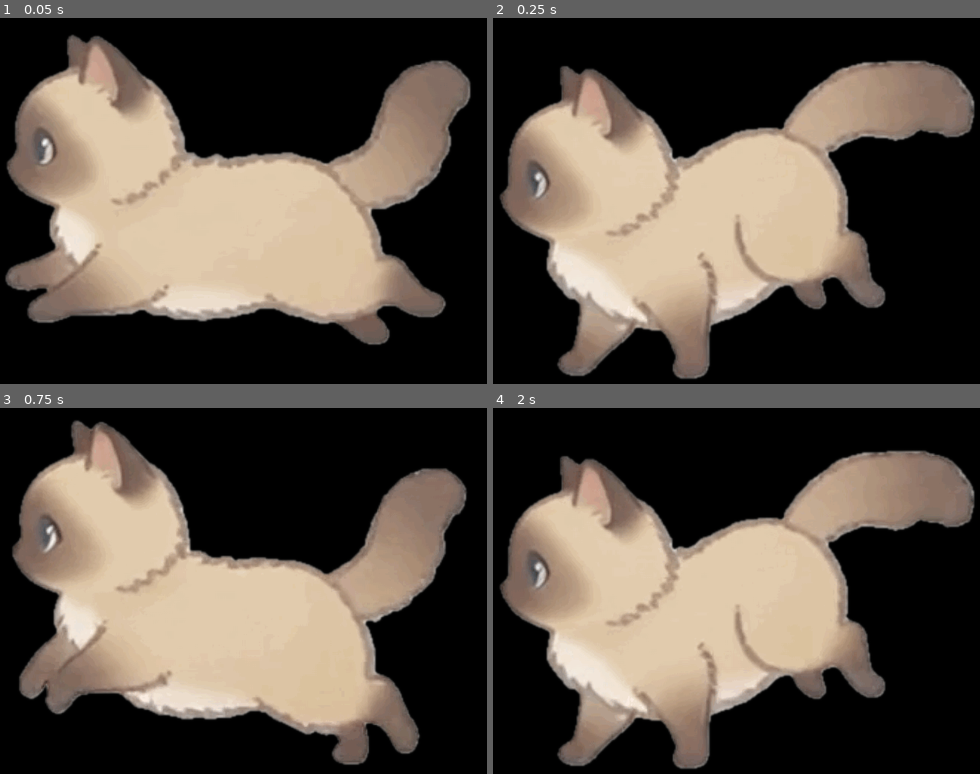
Above: before the commit, frames 1-4 (two rows, left to right).
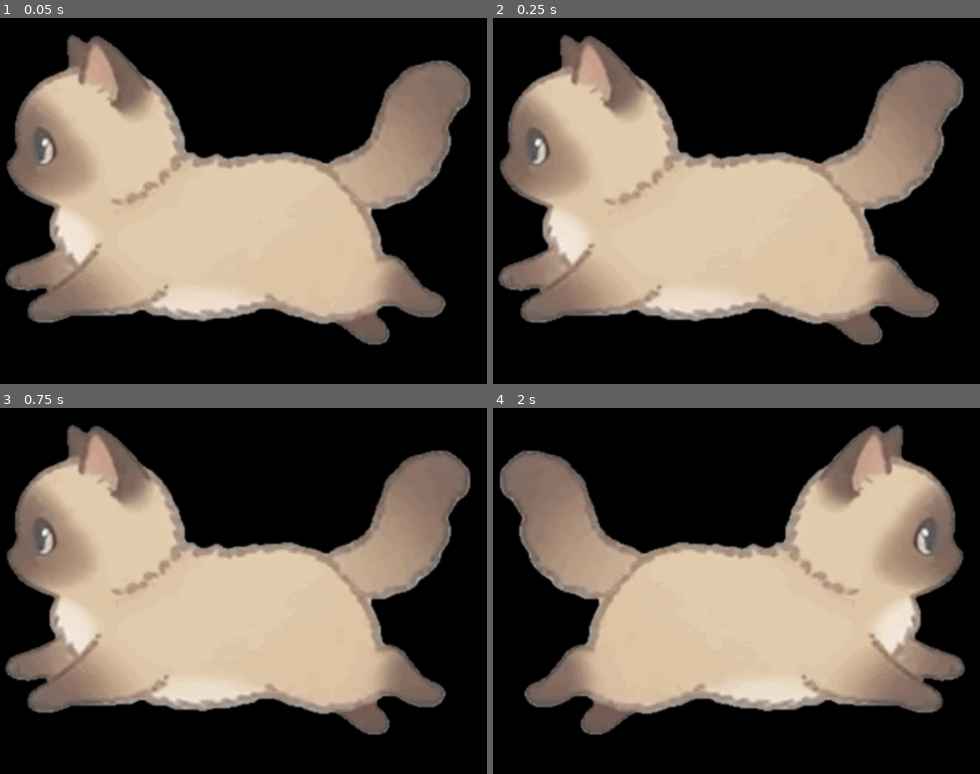
Above: after the commit, the same moments.

Repository: johnwayne1995/GodotCatGame
Game: Godot game, scene res://cat_root_node_2d.tscn
Same seed, same stepped clock (60 frames per second), same inputs: the game is played once before the commit and once after it.
Inputs (mouse positions are in pixels of both pictures, inside the frame that each line leads up to):
- Up to frame 1 (0.05 s): no input
- Up to frame 2 (0.25 s): no input
- Up to frame 3 (0.75 s): drag from (224, 583) to (292, 426) at 0.52 s
- Up to frame 4 (2 s): drag from (624, 569) to (702, 649) at 1.27 s

Frame 1 is identical in both runs. In frame 2, 35% of the frame differs, in the area x 1-99%, y 4-99%; in frame 3, 17%; in frame 4, 41%.

Commit message:
X 方向跑动效果还不错

Diff:
--- a/cat_root_node_2d.gd
+++ b/cat_root_node_2d.gd
@@ -1,55 +1,103 @@
 extends Node2D
 
+enum State { IDLE, RUN }
+
+var state = State.RUN
+var direction = 1
+var max_speed = 50.0
+var current_speed = 0.0
+var target_speed = 0.0
+
+var screen_size
+var window_size
+
+var idle_timer = 0.0
+var run_timer = 0.0
+
+var slow_down_distance = 150.0
+
+
+@onready var sprite = $CatSprite_AnimatedSprite2D
+
 func _ready():
-	var window = get_window()
+	randomize()
+	screen_size = DisplayServer.screen_get_size()
+	window_size = Vector2(DisplayServer.window_get_size())
 
-	window.borderless = true
-	window.always_on_top = true
-	window.transparent = true
-
-	# 让背景真正透明
-	RenderingServer.set_default_clear_color(Color(0,0,0,0))
-	# 获取屏幕尺寸
-	screen_size = DisplayServer.screen_get_size()
-	# 获取窗口尺寸
-	window_size = Vector2(DisplayServer.window_get_size())
-	# 初始化窗口位置
-	DisplayServer.window_set_position(Vector2(100, 300))
-
-# ===================== 配置 =====================
-var speed = Vector2(5, 3)         # 窗口每帧移动速度
-var follow_mouse = false           # 是否跟随鼠标
-var sprite_frames: SpriteFrames    # 可选动画帧资源
-# ============================================
-
-var direction = Vector2(1, 1)      # 初始方向
-var screen_size: Vector2
-var window_size: Vector2
-var sprite: AnimatedSprite2D
+	start_running()
 
 func _process(delta):
+	current_speed = move_toward(current_speed, target_speed, 40 * delta)
+	if max_speed > 0:
+		sprite.speed_scale = clamp(current_speed / max_speed, 0.5, 2.0)
+
+	update_behavior(delta)
+	update_movement()
+
+
+# ==============================
+# 行为逻辑
+# ==============================
+
+func update_behavior(delta):
+	if state == State.RUN:
+		run_timer -= delta
+		if run_timer <= 0:
+			start_idle()
+
+	elif state == State.IDLE:
+		idle_timer -= delta
+		if idle_timer <= 0:
+			start_running()
+
+func start_running():
+	state = State.RUN
+	run_timer = randf_range(2.0, 5.0)
+
+	direction = 1 if randf() > 0.5 else -1
+	target_speed = randf_range(6.0, max_speed)
+
+	if direction > 0:
+		sprite.play("run_right")
+	else:
+		sprite.play("run_left")
+
+func start_idle():
+	state = State.IDLE
+	idle_timer = randf_range(1.0, 3.0)
+	target_speed = 0
+	sprite.play("idle")
+
+# ==============================
+# 移动逻辑
+# ==============================
+
+func update_movement():
+	if state != State.RUN:
+		return
+
 	var pos = Vector2(DisplayServer.window_get_position())
+	var distance_to_left = pos.x
+	var distance_to_right = screen_size.x - (pos.x + window_size.x)
 
-	if follow_mouse:
-		# 窗口跟随鼠标
-		pos = get_global_mouse_position() - window_size / 2
-	else:
-		# 自动移动
-		pos += direction * speed
+	if direction > 0 and distance_to_right < slow_down_distance:
+		target_speed = max_speed * (distance_to_right / slow_down_distance)
 
-		# 碰到屏幕边缘反弹
-		if pos.x + window_size.x > screen_size.x:
-			direction.x = -1
-			pos.x = screen_size.x - window_size.x
-		elif pos.x < 0:
-			direction.x = 1
-			pos.x = 0
+	elif direction < 0 and distance_to_left < slow_down_distance:
+		target_speed = max_speed * (distance_to_left / slow_down_distance)
 
-		if pos.y + window_size.y > screen_size.y:
-			direction.y = -1
-			pos.y = screen_size.y - window_size.y
-		elif pos.y < 0:
-			direction.y = 1
-			pos.y = 0
+	pos.x += direction * current_speed
+
+	if pos.x + window_size.x >= screen_size.x:
+		direction = -1
+		target_speed = randf_range(6.0, max_speed)
+		sprite.play("run_left")
+
+	elif pos.x <= 0:
+		direction = 1
+		target_speed = randf_range(6.0, max_speed)
+		sprite.play("run_right")
+
+
 
 	DisplayServer.window_set_position(pos)
--- a/cat_root_node_2d.tscn
+++ b/cat_root_node_2d.tscn
@@ -1,34 +1,100 @@
 [gd_scene format=3 uid="uid://1q53pahximv0"]
 
 [ext_resource type="Script" uid="uid://b7yx05f4n8m31" path="res://cat_root_node_2d.gd" id="1_coyk4"]
-[ext_resource type="Texture2D" uid="uid://cyxtghbvsnn5c" path="res://Resources/Sprite/run_1.png" id="1_ttkc5"]
-[ext_resource type="Texture2D" uid="uid://ota8akby6dx2" path="res://Resources/Sprite/run_2.png" id="2_coyk4"]
 [ext_resource type="Script" uid="uid://doll2sifr3axf" path="res://window_controller_node.gd" id="2_yb8yl"]
-[ext_resource type="Texture2D" uid="uid://mjhv81oxbr5u" path="res://Resources/Sprite/run_3.png" id="3_yb8yl"]
-[ext_resource type="Texture2D" uid="uid://bche3uvs6xhp5" path="res://Resources/Sprite/run_4.png" id="4_rkcnj"]
+[ext_resource type="Texture2D" uid="uid://2fk6st8je5xq" path="res://Resources/Sprite/idle_F.png" id="3_3rxeb"]
+[ext_resource type="Texture2D" uid="uid://bkotimuca7hxm" path="res://Resources/Sprite/run_F_1.png" id="4_nu3yy"]
+[ext_resource type="Texture2D" uid="uid://ce4u3r5tuyywg" path="res://Resources/Sprite/run_F_2.png" id="5_lyv4b"]
+[ext_resource type="Texture2D" uid="uid://dqgtu7j8pcuai" path="res://Resources/Sprite/run_F_3.png" id="6_de2yb"]
+[ext_resource type="Texture2D" uid="uid://cemhunbjs7xn7" path="res://Resources/Sprite/run_F_4.png" id="7_yb5oa"]
+[ext_resource type="Texture2D" uid="uid://c5gff2e4c1bjt" path="res://Resources/Sprite/runL_1.png" id="8_yb5oa"]
+[ext_resource type="Texture2D" uid="uid://c6i4huxqpj0l1" path="res://Resources/Sprite/runL_2.png" id="9_um0sn"]
+[ext_resource type="Texture2D" uid="uid://b0hlpspogrf86" path="res://Resources/Sprite/runL_3.png" id="10_joqja"]
+[ext_resource type="Texture2D" uid="uid://d2nh2ruxit03" path="res://Resources/Sprite/runL_4.png" id="11_bl8uq"]
+[ext_resource type="Texture2D" uid="uid://cuciweenvlcj3" path="res://Resources/Sprite/runR_1.png" id="12_yb5oa"]
+[ext_resource type="Texture2D" uid="uid://dmsfehq3gi4d7" path="res://Resources/Sprite/runR_2.png" id="13_um0sn"]
+[ext_resource type="Texture2D" uid="uid://ekqg8nofjpsk" path="res://Resources/Sprite/runR_3.png" id="14_joqja"]
+[ext_resource type="Texture2D" uid="uid://vhnqeti2vkv4" path="res://Resources/Sprite/runR_4.png" id="15_bl8uq"]
 
 [sub_resource type="SpriteFrames" id="SpriteFrames_ybq17"]
 animations = [{
-"frames": [],
+"frames": [{
+"duration": 1.0,
+"texture": ExtResource("3_3rxeb")
+}, {
+"duration": 1.0,
+"texture": ExtResource("3_3rxeb")
+}],
 "loop": true,
 "name": &"idle",
 "speed": 5.0
 }, {
 "frames": [{
 "duration": 1.0,
-"texture": ExtResource("1_ttkc5")
+"texture": ExtResource("4_nu3yy")
 }, {
 "duration": 1.0,
-"texture": ExtResource("2_coyk4")
+"texture": ExtResource("5_lyv4b")
 }, {
 "duration": 1.0,
-"texture": ExtResource("3_yb8yl")
+"texture": ExtResource("6_de2yb")
 }, {
 "duration": 1.0,
-"texture": ExtResource("4_rkcnj")
+"texture": ExtResource("7_yb5oa")
 }],
 "loop": true,
-"name": &"run",
+"name": &"run_down",
+"speed": 5.0
+}, {
+"frames": [{
+"duration": 0.5,
+"texture": ExtResource("8_yb5oa")
+}, {
+"duration": 0.5,
+"texture": ExtResource("9_um0sn")
+}, {
+"duration": 0.5,
+"texture": ExtResource("10_joqja")
+}, {
+"duration": 0.5,
+"texture": ExtResource("11_bl8uq")
+}],
+"loop": true,
+"name": &"run_left",
+"speed": 5.0
+}, {
+"frames": [{
+"duration": 0.5,
+"texture": ExtResource("12_yb5oa")
+}, {
+"duration": 0.5,
+"texture": ExtResource("13_um0sn")
+}, {
+"duration": 0.5,
+"texture": ExtResource("14_joqja")
+}, {
+"duration": 0.5,
+"texture": ExtResource("15_bl8uq")
+}],
+"loop": true,
+"name": &"run_right",
+"speed": 5.0
+}, {
+"frames": [{
+"duration": 1.0,
+"texture": ExtResource("4_nu3yy")
+}, {
+"duration": 1.0,
+"texture": ExtResource("5_lyv4b")
+}, {
+"duration": 1.0,
+"texture": ExtResource("6_de2yb")
+}, {
+"duration": 1.0,
+"texture": ExtResource("7_yb5oa")
+}],
+"loop": true,
+"name": &"run_up",
 "speed": 5.0
 }]
 
@@ -45,8 +111,9 @@
 
 [node name="CatSprite_AnimatedSprite2D" type="AnimatedSprite2D" parent="." unique_id=1835799935]
 sprite_frames = SubResource("SpriteFrames_ybq17")
-animation = &"idle"
-autoplay = "run"
+animation = &"run_down"
+autoplay = "run_left"
+frame_progress = 0.35783342
 
 [node name="HitArea_Area2D" type="Area2D" parent="CatSprite_AnimatedSprite2D" unique_id=654064635]
 
--- a/project.godot
+++ b/project.godot
@@ -40,4 +40,5 @@
 [rendering]
 
 rendering_device/driver.windows="d3d12"
+textures/vram_compression/import_etc2_astc=true
 viewport/transparent_background=true
Binary file added: Resources/Sprite/idle_F.png
Not shown, added: Resources/Sprite/idle_F.png.import
Binary file added: Resources/Sprite/runL_1.png
Not shown, added: Resources/Sprite/runL_1.png.import
Binary file added: Resources/Sprite/runL_2.png
Not shown, added: Resources/Sprite/runL_2.png.import
Binary file added: Resources/Sprite/runL_3.png
Not shown, added: Resources/Sprite/runL_3.png.import
Binary file added: Resources/Sprite/runL_4.png
Not shown, added: Resources/Sprite/runL_4.png.import
Binary file added: Resources/Sprite/runR_1.png
Not shown, added: Resources/Sprite/runR_1.png.import
(and 36 more such lines)
